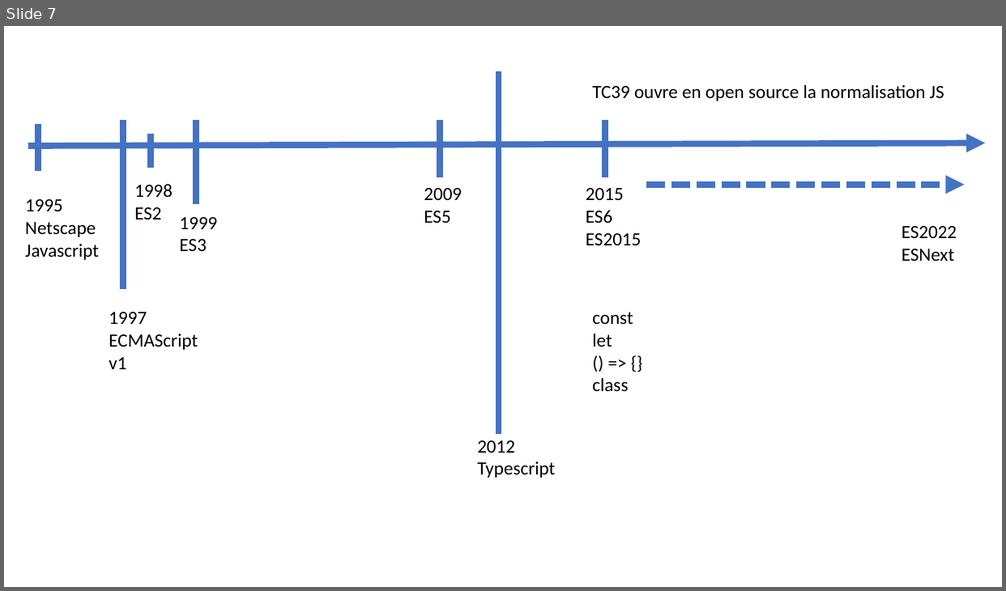
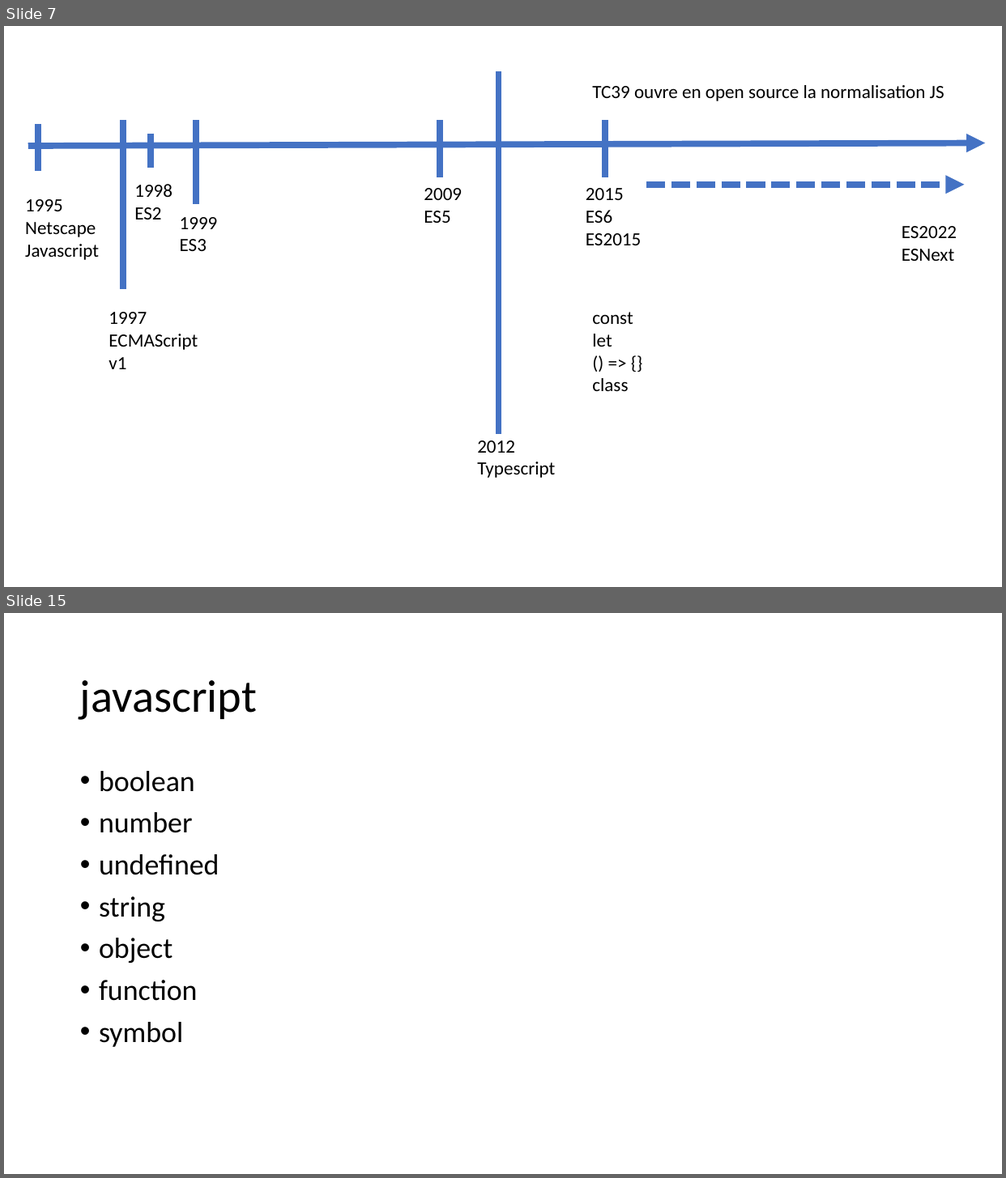
Before and after one commit to jlg-formation/tsr-mai-2022, a slide deck: notes.pptx. Shown one above the other, each under a label of ours: slide 7 before the commit, slides 7 and 15 after it; the slides between them are not shown. The pictures are 1006x591 and 1006x1178 pixels, drawn with LibreOffice and Linux fonts; fonts in the diff are those of the drawing. Boxes give left, top, right and bottom in pixels: in the first picture for what was removed or moved away, otherwise in the second. Text is boxed around its words. In the diff, an @@ line names an element or a change of style, - is before the commit and + after.

```diff
--- a/notes.pptx
+++ b/notes.pptx
@@ slide 15 added at bbox=[4, 613, 1002, 1174], background #FFFFFF @@
@@ title added at bbox=[80, 680, 257, 720], 44 pt, text #000000 @@
+javascript
@@ text added at bbox=[99, 771, 219, 1047], 28 pt, text #000000 @@
+• boolean
+• number
+• undefined
+• string
+• object
+• function
+• symbol
```
Also in this commit, not shown: 1 slide changed, 9 other slides added.
